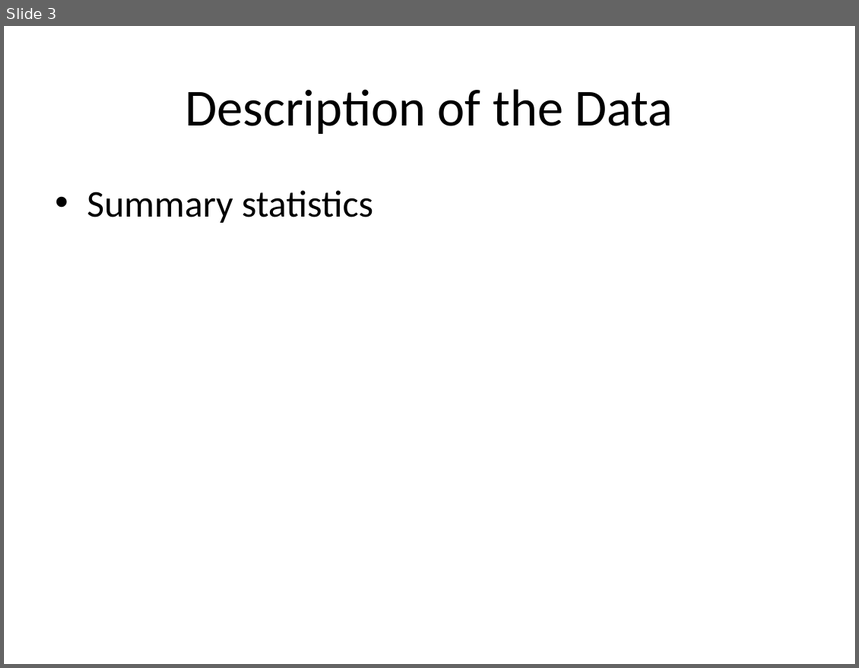
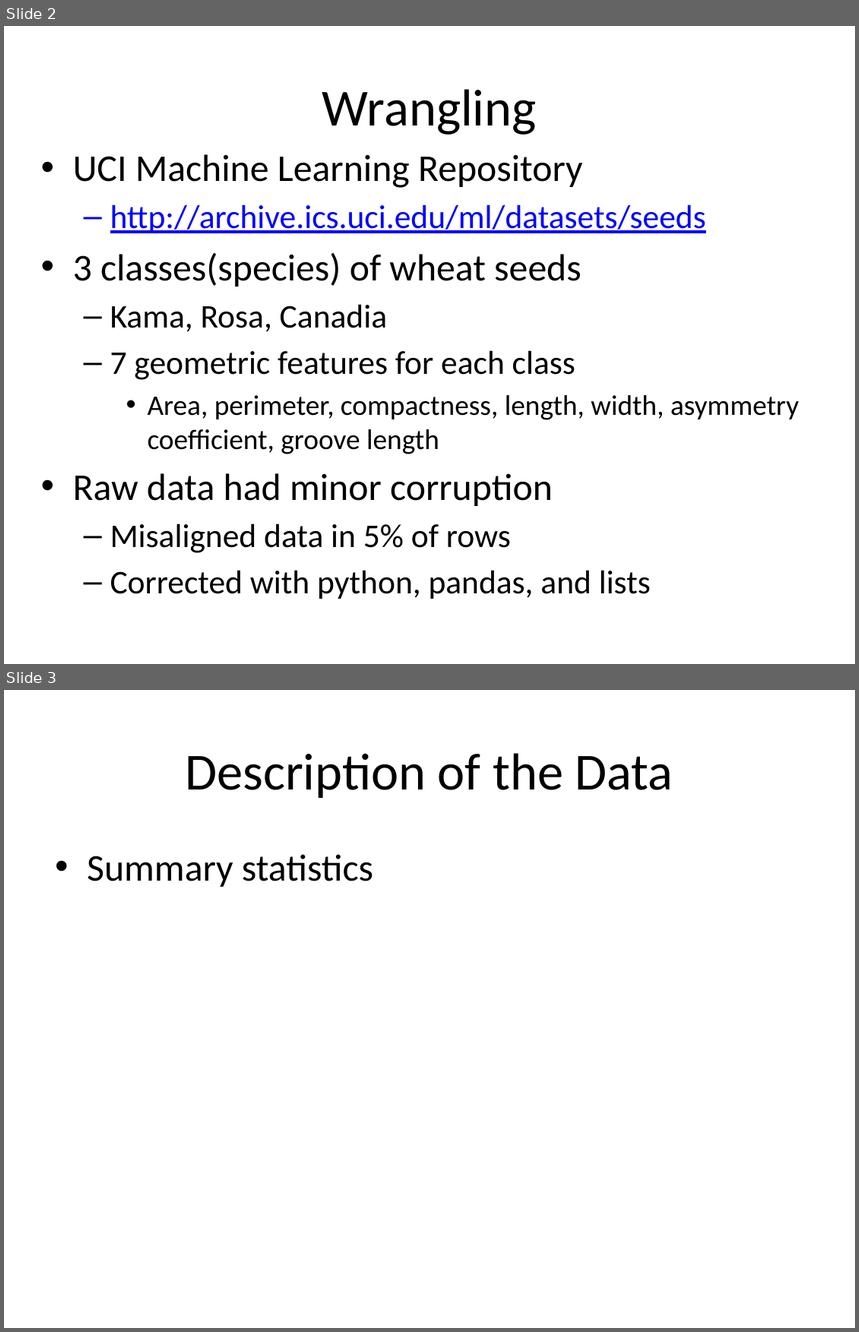
Before and after one commit to nanodoc2020/Springboard, a slide deck: Capstone-Project1/Documents/Data_Story_slides.pptx. Shown one above the other, each under a label of ours: slide 3 before the commit, slides 2 and 3 after it. The pictures are 859x668 and 859x1332 pixels, drawn with LibreOffice and Linux fonts; fonts in the diff are those of the drawing. Boxes give left, top, right and bottom in pixels: in the first picture for what was removed or moved away, otherwise in the second. Text is boxed around its words. In the diff, an @@ line names an element or a change of style, - is before the commit and + after.

```diff
--- a/Capstone-Project1/Documents/Data_Story_slides.pptx
+++ b/Capstone-Project1/Documents/Data_Story_slides.pptx
@@ slide 2 added at (x1=4, y1=26, x2=855, y2=664), background #FFFFFF @@
@@ title added at (x1=322, y1=89, x2=537, y2=135), 44 pt, text #000000 @@
+Wrangling
@@ text added at (x1=73, y1=154, x2=799, y2=599), 28 pt, text #000000 @@
+• UCI Machine Learning Repository
+  – http://archive.ics.uci.edu/ml/datasets/seeds
+• 3 classes(species) of wheat seeds
+  – Kama, Rosa, Canadia
+  – 7 geometric features for each class
+    • Area, perimeter, compactness, length, width, asymmetry coefficient, groove length
+• Raw data had minor corruption
+  – Misaligned data in 5% of rows
+  – Corrected with python, pandas, and lists
```
Also in this commit, not shown: 1 slide changed, 8 other slides added, 3 slides removed, 1 other file.
